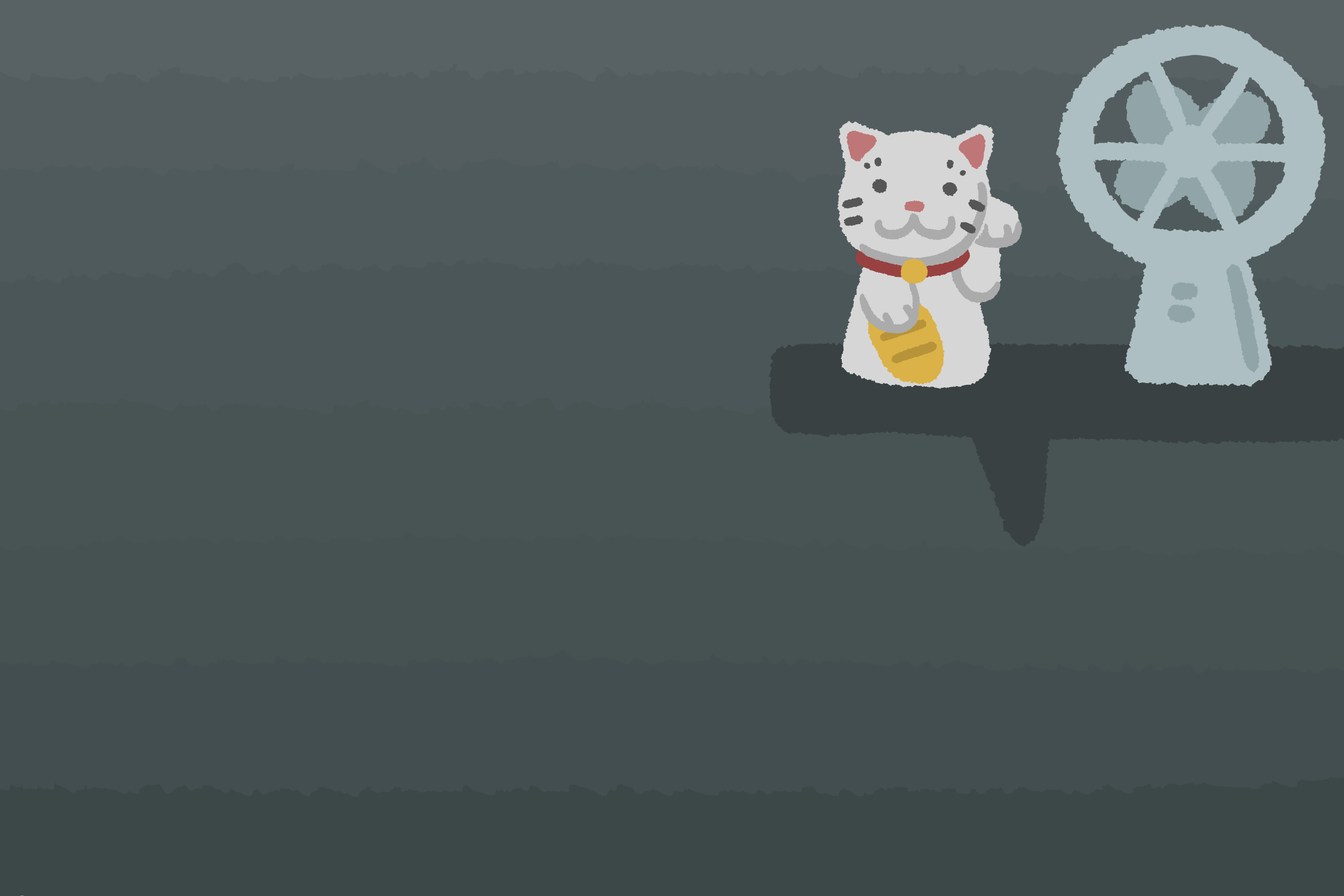
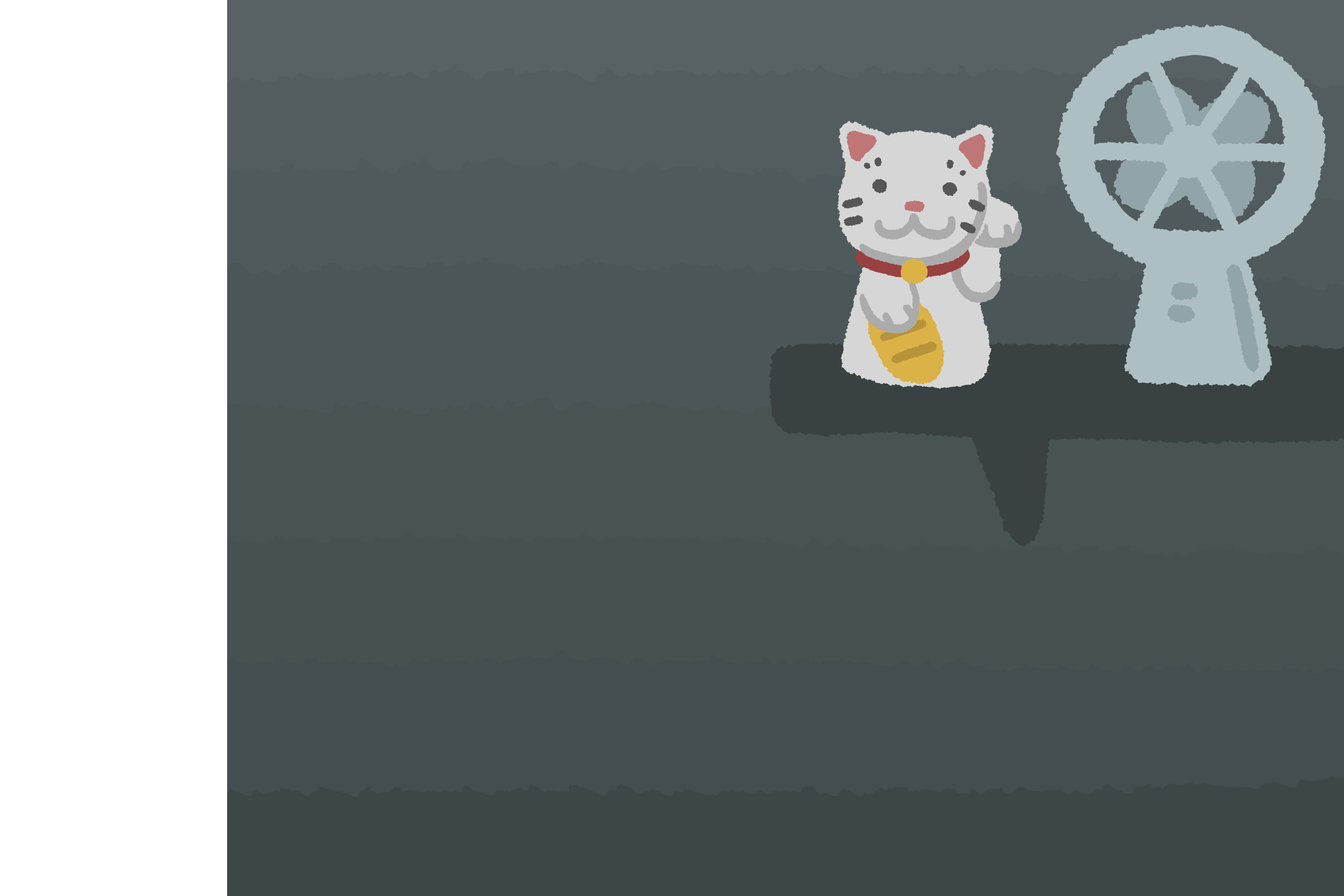
Layers edited between the first and the second 1344 × 896 image:
painted on "BG" over [0, 0, 228, 896]
